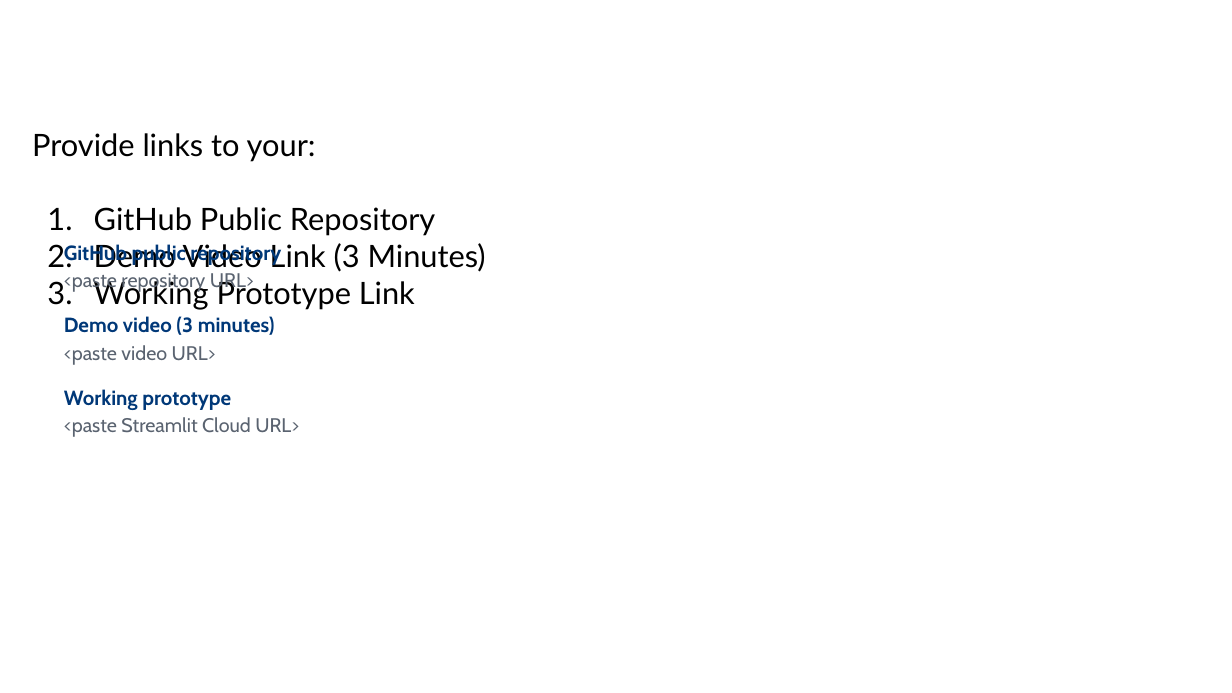
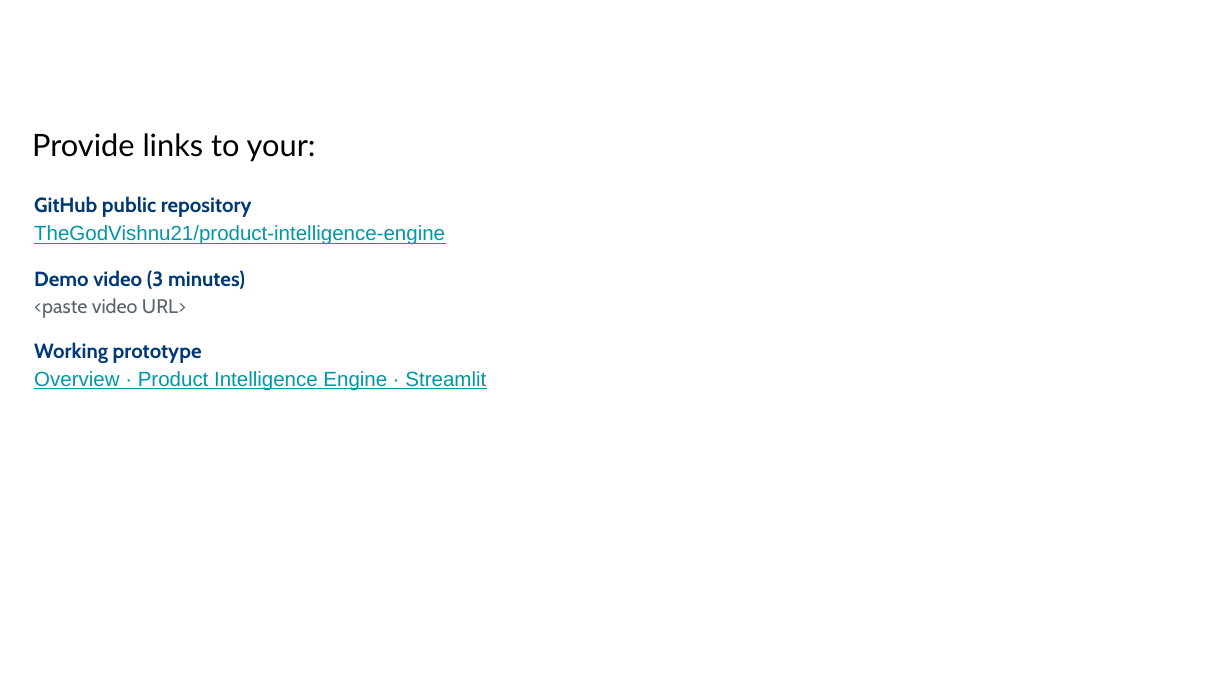
Before and after one commit to ishaan-sandhwar/product-intelligence-engine, a slide deck: slide 12 of UniHack_Prototype_Deck.pptx (slide 14 before the commit). Drawn at 1232x693 pixels with LibreOffice and Linux fonts; fonts in the diff are those of the drawing; background and template pictures are left out. Boxes give left, top, right and bottom in pixels: in the first picture for what was removed or moved away, otherwise in the second. Text is boxed around its words. In the diff, an @@ line names an element or a change of style, - is before the commit and + after.

```diff
--- a/UniHack_Prototype_Deck.pptx
+++ b/UniHack_Prototype_Deck.pptx
@@ text "GitHub public repository": place and size @@
-text "GitHub public repository" at (64,243,299,437)
+text "GitHub public repository" at (34,196,486,391)
@@ text at (94,207,486,310): paragraphs removed @@
-1. GitHub Public Repository
-2. Demo Video Link (3 Minutes)
-3. Working Prototype Link
@@ text at (34,225,445,245): text changed; size 11.5 to 12 pt; font Cabin to Arial; text colour #5A6370 to #0097A7 @@
-<paste repository URL>
+TheGodVishnu21/product-intelligence-engine
@@ text at (34,371,486,391): text changed; size 11.5 to 12 pt; font Cabin to Arial; text colour #5A6370 to #0097A7 @@
-<paste Streamlit Cloud URL>
+Overview · Product Intelligence Engine · Streamlit
```
Also in this commit, not shown: 4 other slides changed, 2 slides removed, 13 other files.
